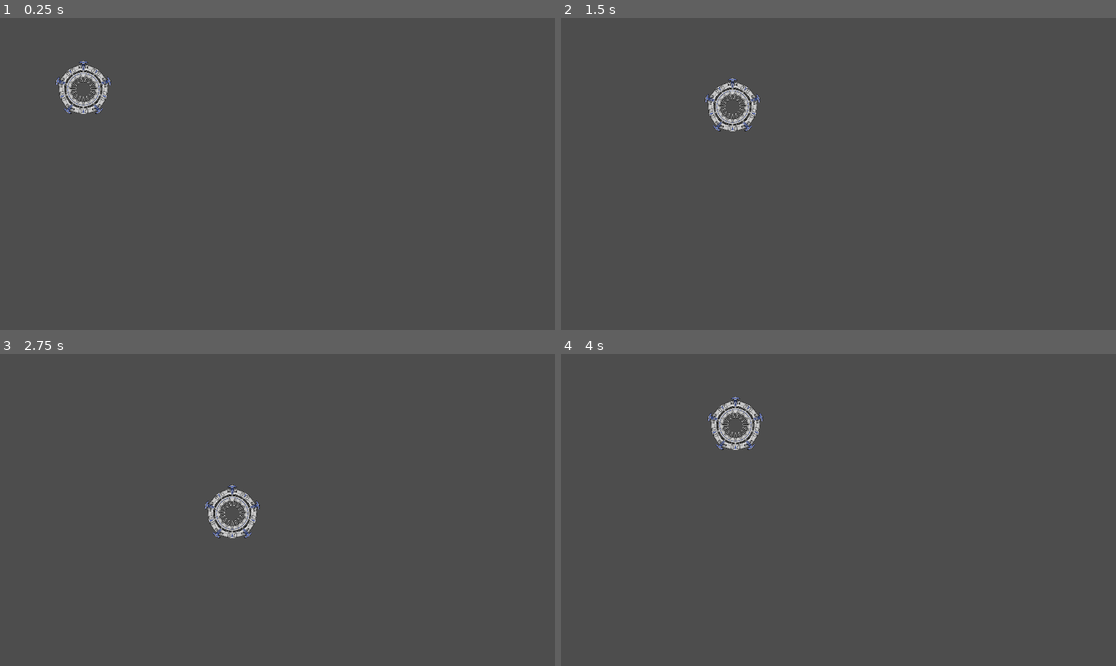
Above: before the commit, frames 1-4 (two rows, left to right).
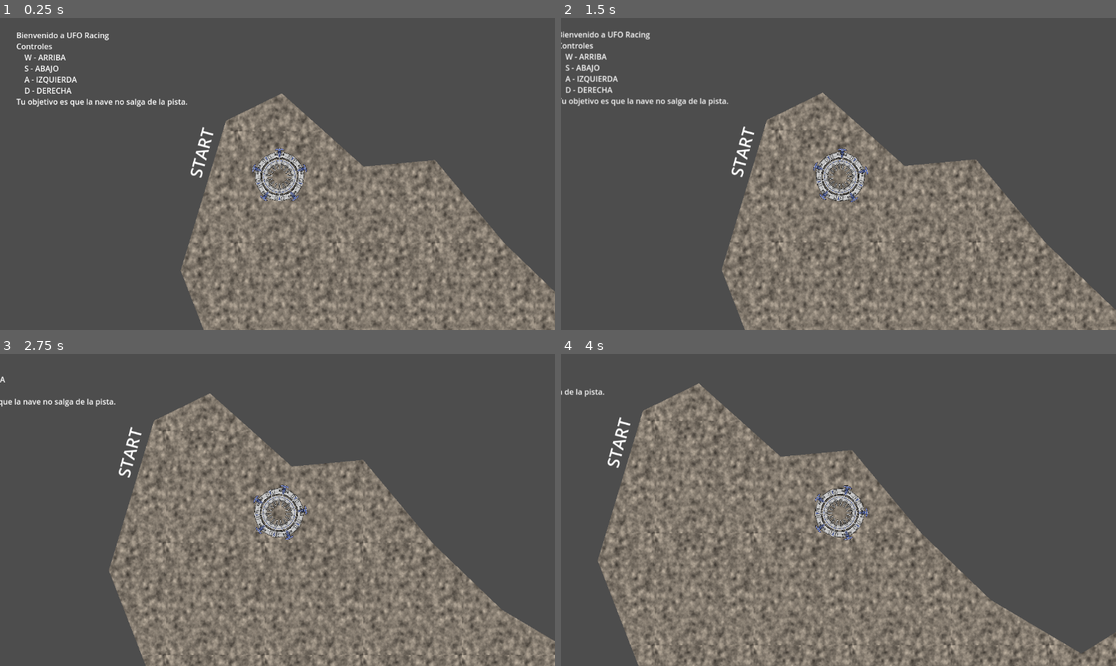
Above: after the commit, the same moments.

Repository: KennethUlloa/godot-g1
Game: Godot game, scene res://scenes/Level_1.tscn
Two runs of this game, one before a commit and one after it. Both use one fixed random seed, a clock stepped at 60 frames per second and the inputs below.
Inputs:
- Up to frame 1 (0.25 s): no input
- Up to frame 2 (1.5 s): tap Enter at 0.5 s; hold Right (move_right) 0.53-1.28 s; tap Space at 0.77 s; hold Down (move_down) from 1.28 s (still down)
- Up to frame 3 (2.75 s): tap Space at 1.52 s; release Down (move_down) at 2.03 s; hold Right (move_right) from 2.03 s (still down)
- Up to frame 4 (4 s): release Right (move_right) at 2.78 s; hold W (move_up) 2.78-3.53 s; tap Space at 3.02, 3.77 s; hold Left (move_left) from 3.53 s (still down)

The runs differ from the first frame. In frame 1, 33% of the frame differs, in the area x 2-100%, y 4-100%; in frame 2, 34%; in frame 3, 40%; in frame 4, 43%, in the area x 0-100%, y 9-100%.

Commit message:
Area2D and Camera

Diff:
--- a/scenes/Level_1.tscn
+++ b/scenes/Level_1.tscn
@@ -1,8 +1,48 @@
-[gd_scene load_steps=2 format=3 uid="uid://cx5ik087dpc2w"]
+[gd_scene load_steps=4 format=3 uid="uid://cx5ik087dpc2w"]
 
+[ext_resource type="Script" path="res://scripts/level_1.gd" id="1_4qwvf"]
 [ext_resource type="PackedScene" uid="uid://cfdj8kxowdgrs" path="res://scenes/player.tscn" id="1_dksbq"]
+[ext_resource type="PackedScene" uid="uid://cfuuxmkehie83" path="res://scenes/maze.tscn" id="2_nmpyc"]
 
 [node name="Level1" type="Node2D"]
+script = ExtResource("1_4qwvf")
+
+[node name="Maze" parent="." instance=ExtResource("2_nmpyc")]
 
 [node name="Player" parent="." instance=ExtResource("1_dksbq")]
-position = Vector2(173, 144)
+position = Vector2(363, 320)
+
+[node name="Start" type="Label" parent="."]
+offset_left = 164.0
+offset_top = 319.0
+offset_right = 248.0
+offset_bottom = 361.0
+rotation = -1.30745
+theme_override_font_sizes/font_size = 35
+text = "START"
+
+[node name="End" type="Label" parent="."]
+offset_left = 2291.0
+offset_top = 1039.0
+offset_right = 2375.0
+offset_bottom = 1081.0
+rotation = -1.40199
+theme_override_font_sizes/font_size = 35
+text = "FINISH"
+
+[node name="RichTextLabel" type="RichTextLabel" parent="."]
+offset_left = -183.0
+offset_top = 19.0
+offset_right = 212.0
+offset_bottom = 190.0
+focus_mode = 2
+text = "Bienvenido a UFO Racing
+Controles
+	W - ARRIBA
+	S - ABAJO
+	A - IZQUIERDA
+	D - DERECHA
+Tu objetivo es que la nave no salga de la pista."
+selection_enabled = true
+
+[connection signal="body_exited" from="Maze" to="." method="_on_maze_body_exited"]
--- /dev/null
+++ b/scenes/maze.tscn
@@ -0,0 +1,18 @@
+[gd_scene load_steps=2 format=3 uid="uid://cfuuxmkehie83"]
+
+[ext_resource type="Texture2D" uid="uid://gg3hfg3wrc3r" path="res://assets/textures/texture.png" id="1_gde25"]
+
+[node name="Maze" type="Area2D"]
+
+[node name="CollisionPolygon2D" type="CollisionPolygon2D" parent="."]
+position = Vector2(72, -2.99999)
+scale = Vector2(2, 2.272)
+polygon = PackedVector2Array(148, 68, 90, 93, 43, 230, 110, 382, 249, 452, 256, 513, 332, 562, 460, 596, 563, 571, 673, 530, 835, 598, 943, 580, 1086, 497, 1113, 355, 1021, 191, 893, 189, 651, 257, 545, 315, 451, 266, 379, 205, 307, 129, 233, 135)
+
+[node name="Polygon2D" type="Polygon2D" parent="."]
+texture_repeat = 2
+position = Vector2(72, -2.99999)
+scale = Vector2(2, 2.272)
+texture = ExtResource("1_gde25")
+texture_scale = Vector2(5, 5)
+polygon = PackedVector2Array(148, 68, 90, 93, 43, 230, 110, 382, 249, 452, 256, 513, 332, 562, 460, 596, 563, 571, 673, 530, 835, 598, 943, 580, 1086, 497, 1113, 355, 1021, 191, 893, 189, 651, 257, 545, 315, 451, 266, 379, 205, 307, 129, 233, 135)
--- a/scenes/player.tscn
+++ b/scenes/player.tscn
@@ -17,3 +17,6 @@
 [node name="CollisionShape2D" type="CollisionShape2D" parent="."]
 position = Vector2(0, 4)
 shape = SubResource("CircleShape2D_36dml")
+
+[node name="Camera2D" type="Camera2D" parent="."]
+position = Vector2(-4, -1)
--- /dev/null
+++ b/scripts/level_1.gd
@@ -0,0 +1,6 @@
+extends Node2D
+
+
+func _on_maze_body_exited(body):
+	print("Exited...")
+	get_tree().reload_current_scene()
--- a/scripts/player.gd
+++ b/scripts/player.gd
@@ -3,6 +3,7 @@
 var Movimiento = Vector2(0.0, 0.0)
 var Velocidad = 3
 var Turbo = 100
+const force = 100
 # Called when the node enters the scene tree for the first time.
 func _ready():
 	print("I'm ready")
@@ -13,6 +14,22 @@
 	pass
 
 func _physics_process(delta):
+	with_force()
+
+func with_force():
+	if Input.is_action_pressed("move_left"):
+		apply_force(Vector2(-force,0))
+
+	if Input.is_action_pressed("move_right"):
+		apply_force(Vector2(force,0))
+
+	if Input.is_action_pressed("move_up"):
+		apply_force(Vector2(0,-force))
+
+	if Input.is_action_pressed("move_down"):
+		apply_force(Vector2(0,force))
+
+func with_position():
 	Movimiento.x = 0
 	Movimiento.y = 0
 	if Input.is_action_pressed("move_left"):
@@ -33,5 +50,3 @@
 			Turbo -= 1
 
 	position += Movimiento
-
-	# Proyecto
